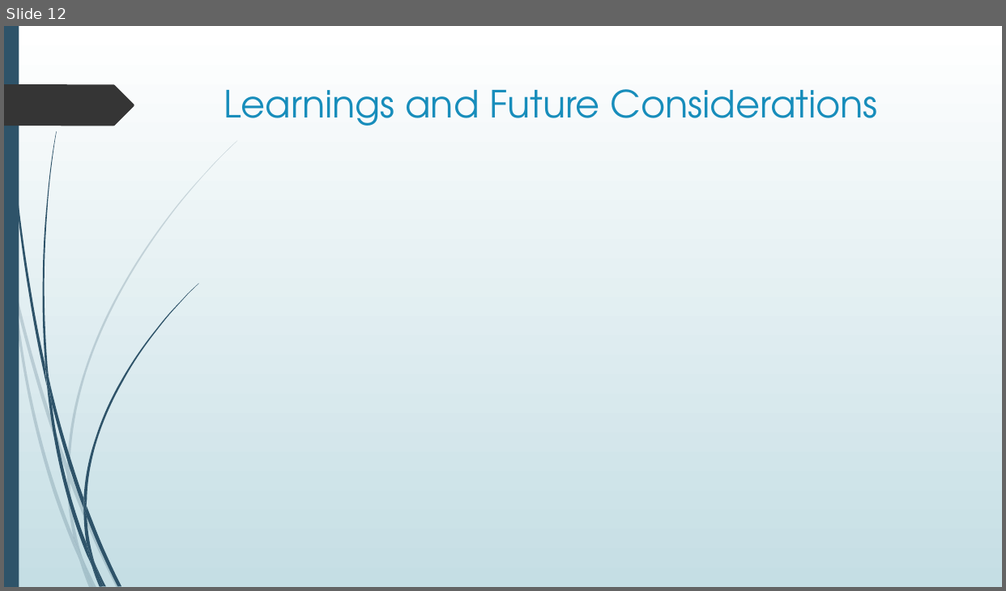
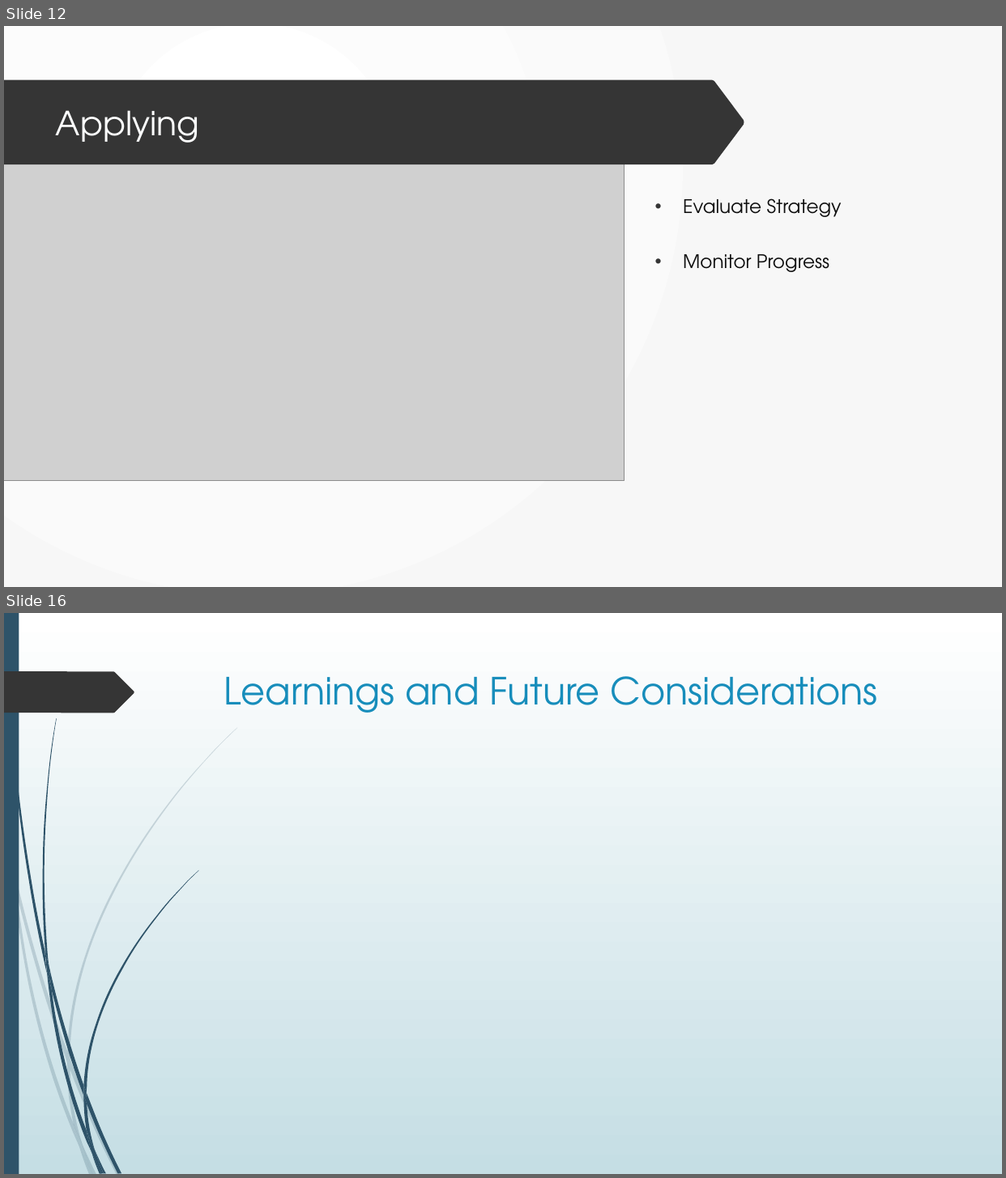
Before and after one commit to dr-natetorious/TIM-7101-Statistics, a slide deck: Section_3_Mgmt_Informed/Week8_Presentation/BachmeierNTIM7101-8.pptx. Shown one above the other, each under a label of ours: slide 12 before the commit, slides 12 and 16 after it; the slides between them are not shown. The pictures are 1006x591 and 1006x1178 pixels, drawn with LibreOffice and Linux fonts; fonts in the diff are those of the drawing; grey boxes stand for pictures. Boxes give left, top, right and bottom in pixels: in the first picture for what was removed or moved away, otherwise in the second. Text is boxed around its words. In the diff, an @@ line names an element or a change of style, - is before the commit and + after.

```diff
--- a/Section_3_Mgmt_Informed/Week8_Presentation/BachmeierNTIM7101-8.pptx
+++ b/Section_3_Mgmt_Informed/Week8_Presentation/BachmeierNTIM7101-8.pptx
@@ slide 12 added at box(4, 26, 1002, 587), background gradient #FFFFFF to #F8F8F8; not listed: 21 template elements that a slide beside it also shows @@
@@ rectangle added at box(4, 26, 1002, 587), fill gradient #FFFFFF to #F8F8F8 @@
@@ freeform shape added at box(4, 80, 744, 165), fill #353535 @@
@@ title added at box(56, 110, 200, 143), 32 pt, text #FEFFFF @@
+Applying
@@ picture added at box(4, 132, 624, 481) @@
@@ text added at box(683, 199, 842, 272), 18 pt, text #0D0D0D @@
+• Evaluate Strategy
+• Monitor Progress
@@ what was slide 12 is now slide 16 @@
```
Also in this commit, not shown: 1 slide changed, 15 other slides added, 10 slides removed.
